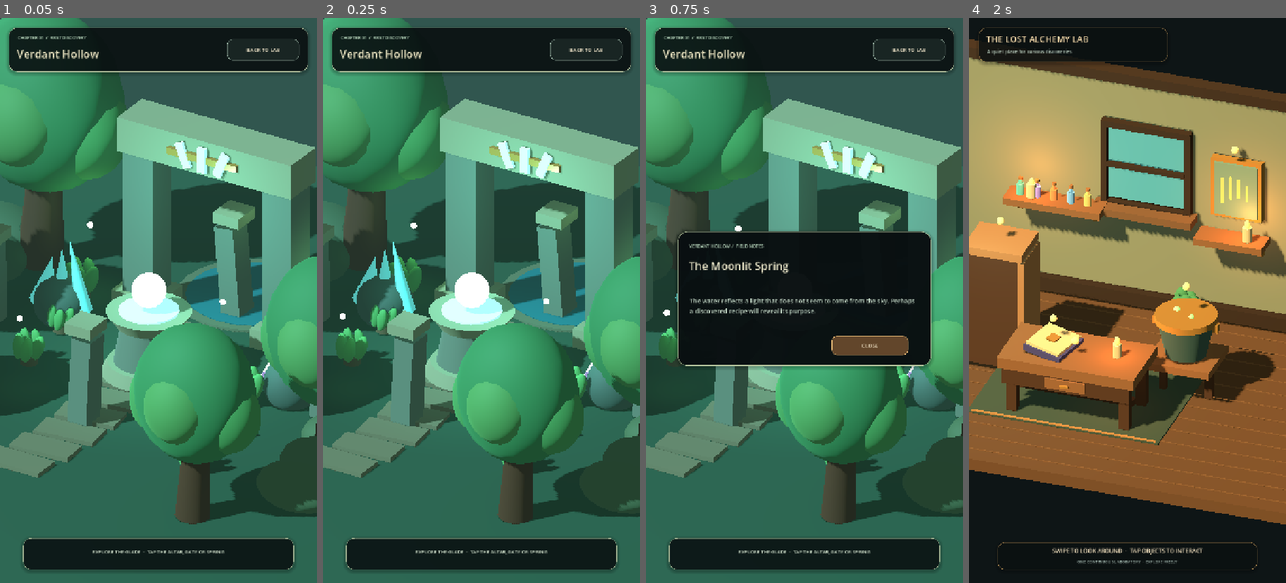
Above: before the commit, frames 1-4 (left to right).
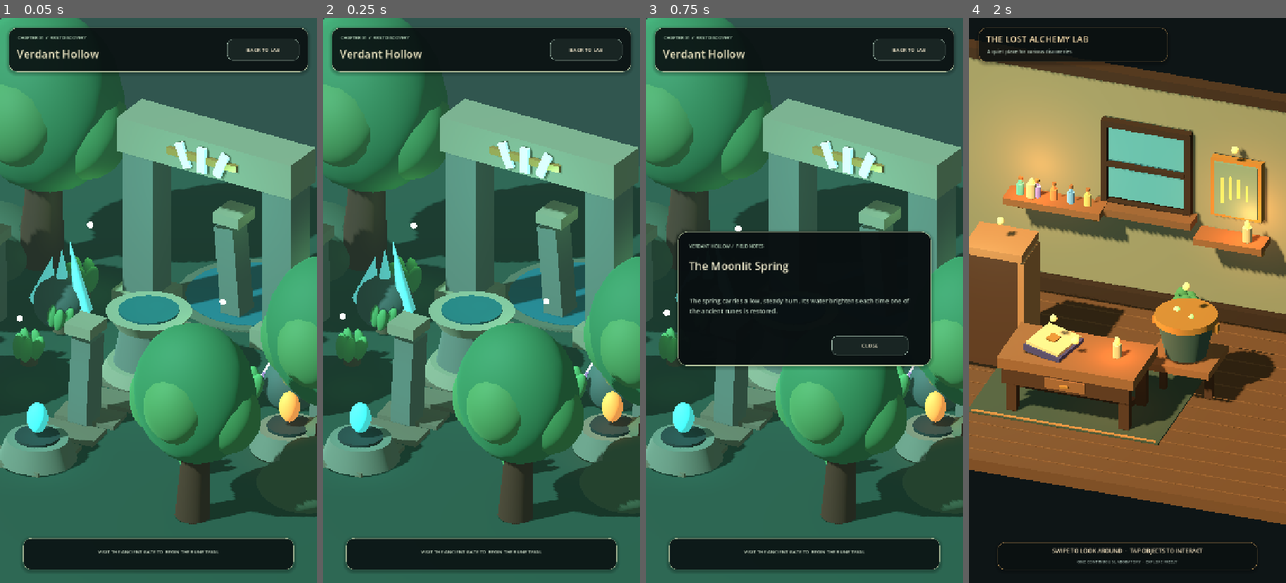
Above: after the commit, the same moments.

Repository: Kryodo/spell-sort-game
Game: Godot game, scene res://scenes/chapter_forest_prototype.tscn
The game is run twice, just before and just after one commit, with the same random seed, the same clock (stepped at 60 frames per second) and the same inputs. This scene is started directly instead of the project's main scene.
Inputs (mouse positions are in pixels of both pictures, inside the frame that each line leads up to):
- Up to frame 1 (0.05 s): no input
- Up to frame 2 (0.25 s): no input
- Up to frame 3 (0.75 s): tap Enter at 0.5 s; move the mouse to (874, 272) at 0.52 s; click (874, 272) at 0.67 s
- Up to frame 4 (2 s): click "BACK TO LAB" at 1.25 s

The runs differ from the first frame. In frame 1, 5.8% of the frame differs, in the area x 0-100%, y 21-95%; in frame 2, 5.8%; in frame 3, 5.4%; in frame 4, nothing differs.

Commit message:
Add a playable rune-sequence restoration activity to Verdant Hollow

Diff:
--- a/scripts/chapter_forest_prototype.gd
+++ b/scripts/chapter_forest_prototype.gd
@@ -10,6 +10,19 @@
 var _firefly_origins: Array[Vector3] = []
 var _firefly_lights: Array[OmniLight3D] = []
 var _clock := 0.0
+var _altar_light: OmniLight3D
+var _altar_seed: MeshInstance3D
+var _altar_water: MeshInstance3D
+var _rune_visuals: Dictionary = {}
+var _status_label: Label
+var _modal_action_button: Button
+var _modal_close_button: Button
+var _modal_action_kind := ""
+var _rune_sequence: Array[String] = ["moon", "ember", "tide"]
+var _rune_progress := 0
+var _ritual_started := false
+var _ritual_complete := false
+var _chapter_complete := false
 
 
 func _ready() -> void:
@@ -42,12 +55,12 @@
 	moonlight.shadow_enabled = true
 	add_child(moonlight)
 
-	var altar_light := OmniLight3D.new()
-	altar_light.position = Vector3(0.0, 3.0, -0.2)
-	altar_light.light_color = Color(0.43, 0.84, 0.76)
-	altar_light.light_energy = 1.35
-	altar_light.omni_range = 5.0
-	add_child(altar_light)
+	_altar_light = OmniLight3D.new()
+	_altar_light.position = Vector3(0.0, 3.0, -0.2)
+	_altar_light.light_color = Color(0.43, 0.84, 0.76)
+	_altar_light.light_energy = 0.52
+	_altar_light.omni_range = 5.0
+	add_child(_altar_light)
 
 	var camera := Camera3D.new()
 	_camera = camera
@@ -120,8 +133,9 @@
 	_add_cylinder("AltarFoot", 0.80, 0.92, 0.24, Vector3(0.0, 0.22, 0.10), worn_stone)
 	_add_cylinder("AltarPedestal", 0.54, 0.68, 0.82, Vector3(0.0, 0.72, 0.10), stone)
 	_add_cylinder("AltarBowl", 0.83, 0.62, 0.28, Vector3(0.0, 1.24, 0.10), worn_stone)
-	_add_cylinder("AltarWater", 0.58, 0.58, 0.035, Vector3(0.0, 1.40, 0.10), glow)
-	_add_sphere("AltarSeed", 0.34, Vector3(0.0, 1.82, 0.10), _mat(Color(0.61, 0.94, 0.78), 0.0, 1.8))
+	_altar_water = _add_cylinder("AltarWater", 0.58, 0.58, 0.035, Vector3(0.0, 1.40, 0.10), _mat(Color(0.18, 0.39, 0.39), 0.05, 0.18))
+	_altar_seed = _add_sphere("AltarSeed", 0.34, Vector3(0.0, 1.82, 0.10), _mat(Color(0.61, 0.94, 0.78), 0.0, 1.8))
+	_altar_seed.visible = false
 	_add_cylinder("AltarGoldBand", 0.56, 0.56, 0.08, Vector3(0.0, 0.63, 0.10), gold)
 
 	# Broken standing stones on the edge of the glade.
@@ -135,6 +149,9 @@
 
 	_add_crystal_cluster(Vector3(-2.65, 0.08, -1.05), Color(0.36, 0.79, 0.78))
 	_add_crystal_cluster(Vector3(2.85, 0.08, -0.45), Color(0.66, 0.56, 0.91))
+	_add_rune_station("moon", Vector3(-3.85, 0.0, 1.25), Color(0.66, 0.54, 0.91))
+	_add_rune_station("ember", Vector3(3.85, 0.0, 1.25), Color(0.96, 0.51, 0.24))
+	_add_rune_station("tide", Vector3(0.0, 0.0, 4.15), Color(0.24, 0.77, 0.76))
 	_add_firefly(Vector3(-1.75, 1.55, 1.85))
 	_add_firefly(Vector3(1.85, 2.10, 0.35))
 	_add_firefly(Vector3(-2.75, 1.35, -2.25))
@@ -142,10 +159,28 @@
 	_add_firefly(Vector3(0.85, 2.35, -3.10))
 
 
+func _add_rune_station(rune_name: String, origin: Vector3, tint: Color) -> void:
+	var worn_stone := _mat(Color(0.43, 0.47, 0.40))
+	_add_cylinder("RunePedestal_" + rune_name, 0.60, 0.76, 0.42, origin + Vector3(0.0, 0.24, 0.0), worn_stone)
+	_add_cylinder("RuneInset_" + rune_name, 0.43, 0.43, 0.055, origin + Vector3(0.0, 0.48, 0.0), _mat(Color(0.18, 0.23, 0.21)))
+	var glow := _add_sphere("RuneGlow_" + rune_name, 0.25, origin + Vector3(0.0, 0.88, 0.0), _mat(tint, 0.0, 0.85))
+	glow.scale = Vector3(0.82, 1.24, 0.82)
+	_rune_visuals[rune_name] = glow
+	var light := OmniLight3D.new()
+	light.position = origin + Vector3(0.0, 1.0, 0.0)
+	light.light_color = tint
+	light.light_energy = 0.22
+	light.omni_range = 2.0
+	add_child(light)
+
+
 func _build_interactions() -> void:
-	_register_interaction("altar", "The Verdant Altar", "A luminous seed rests above the old stone bowl. It responds to the alchemical essences you have begun to separate.", Vector3(0.0, 1.45, 0.10), Vector3(1.75, 2.20, 1.50))
-	_register_interaction("gate", "The Ancient Gate", "Runes awaken in the stone. Beyond this arch lies a deeper part of Verdant Hollow, still hidden from view.", Vector3(0.0, 3.00, -2.32), Vector3(3.95, 2.80, 0.92))
-	_register_interaction("spring", "The Moonlit Spring", "The water reflects a light that does not seem to come from the sky. Perhaps a discovered recipe will reveal its purpose.", Vector3(0.0, 0.28, -3.75), Vector3(2.90, 0.65, 2.90))
+	_register_interaction("altar", "The Verdant Altar", "The altar is dormant. Restore the three rune stones first, then return here to claim the seed.", Vector3(0.0, 1.45, 0.10), Vector3(1.75, 2.20, 1.50))
+	_register_interaction("gate", "The Ancient Gate", "The gate preserves a short sequence: MOON → EMBER → TIDE. Memorize the order, begin the trial, then touch the three matching rune stones around the clearing.", Vector3(0.0, 3.00, -2.32), Vector3(3.95, 2.80, 0.92))
+	_register_interaction("spring", "The Moonlit Spring", "The spring carries a low, steady hum. Its water brightens each time one of the ancient runes is restored.", Vector3(0.0, 0.28, -3.75), Vector3(2.90, 0.65, 2.90))
+	_register_interaction("rune_moon", "Moon Rune", "A cool violet light shimmers within the carved stone.", Vector3(-3.85, 1.05, 1.25), Vector3(1.35, 1.70, 1.25))
+	_register_interaction("rune_ember", "Ember Rune", "A warm orange spark turns slowly beneath the stone surface.", Vector3(3.85, 1.05, 1.25), Vector3(1.35, 1.70, 1.25))
+	_register_interaction("rune_tide", "Tide Rune", "A clear blue-green ripple circles the old rune.", Vector3(0.0, 1.05, 4.15), Vector3(1.35, 1.70, 1.25))
 
 
 func _build_hud() -> void:
@@ -175,11 +210,12 @@
 
 	var footer := _panel(Rect2(52.0, 1178.0, 616.0, 72.0), Color(0.035, 0.058, 0.064, 0.82), Color(0.71, 0.76, 0.62, 0.48), 18)
 	root.add_child(footer)
-	var instruction := _label("EXPLORE THE GLADE  ·  TAP THE ALTAR, GATE OR SPRING", 11, Color(0.82, 0.88, 0.80))
-	instruction.horizontal_alignment = HORIZONTAL_ALIGNMENT_CENTER
-	instruction.position = Vector2(12.0, 12.0)
-	instruction.size = Vector2(592.0, 40.0)
-	footer.add_child(instruction)
+	_status_label = _label("VISIT THE ANCIENT GATE TO BEGIN THE RUNE TRIAL", 11, Color(0.82, 0.88, 0.80))
+	_status_label.horizontal_alignment = HORIZONTAL_ALIGNMENT_CENTER
+	_status_label.position = Vector2(12.0, 12.0)
+	_status_label.size = Vector2(592.0, 40.0)
+	_status_label.autowrap_mode = TextServer.AUTOWRAP_WORD_SMART
+	footer.add_child(_status_label)
 
 	_modal = _panel(Rect2(72.0, 484.0, 576.0, 304.0), Color(0.035, 0.058, 0.064, 0.97), Color(0.74, 0.80, 0.64, 0.88), 22)
 	_modal.visible = false
@@ -197,11 +233,18 @@
 	_modal_text.size = Vector2(520.0, 105.0)
 	_modal_text.autowrap_mode = TextServer.AUTOWRAP_WORD_SMART
 	_modal.add_child(_modal_text)
-	var close := _button("CLOSE", true)
-	close.position = Vector2(350.0, 236.0)
-	close.size = Vector2(174.0, 44.0)
-	close.pressed.connect(func(): _modal.visible = false)
-	_modal.add_child(close)
+	_modal_action_button = _button("BEGIN RUNE TRIAL", true)
+	_modal_action_button.position = Vector2(132.0, 236.0)
+	_modal_action_button.size = Vector2(196.0, 44.0)
+	_modal_action_button.visible = false
+	_modal_action_button.pressed.connect(_on_modal_action_pressed)
+	_modal.add_child(_modal_action_button)
+
+	_modal_close_button = _button("CLOSE", false)
+	_modal_close_button.position = Vector2(350.0, 236.0)
+	_modal_close_button.size = Vector2(174.0, 44.0)
+	_modal_close_button.pressed.connect(_on_modal_close_pressed)
+	_modal.add_child(_modal_close_button)
 
 
 func _register_interaction(id: String, title: String, description: String, center: Vector3, extent: Vector3) -> void:
@@ -395,9 +438,106 @@
 	if not collider is Area3D:
 		return
 	var area := collider as Area3D
+	var interaction_id := String(area.get_meta("interaction_id"))
+	if interaction_id.begins_with("rune_"):
+		_tap_rune(interaction_id.substr(5))
+		return
+
+	_modal_action_kind = ""
+	_modal_action_button.visible = false
+	_modal_close_button.text = "CLOSE"
 	_modal_title.text = String(area.get_meta("title"))
 	_modal_text.text = String(area.get_meta("description"))
+
+	if interaction_id == "gate":
+		if _ritual_complete:
+			_modal_text.text = "All three runes are awake. The ancient altar is ready to reveal its seed."
+		elif _ritual_started:
+			_modal_text.text = "The trial is active. Touch the rune stones in this order: MOON → EMBER → TIDE. Progress: %d / 3." % _rune_progress
+		else:
+			_modal_action_kind = "start_trial"
+			_modal_action_button.text = "BEGIN RUNE TRIAL"
+			_modal_action_button.visible = true
+	elif interaction_id == "altar":
+		if _ritual_complete and not _chapter_complete:
+			_modal_title.text = "The Awakened Altar"
+			_modal_text.text = "The seed has returned to life. Claim it and carry this discovery back to the laboratory."
+			_modal_action_kind = "claim_seed"
+			_modal_action_button.text = "CLAIM VERDANT SEED"
+			_modal_action_button.visible = true
+		elif _chapter_complete:
+			_modal_title.text = "Verdant Hollow Restored"
+			_modal_text.text = "The seed is yours. The glade's first secret has been restored."
+			_modal_close_button.text = "RETURN TO LAB"
+
 	_modal.visible = true
+
+
+func _tap_rune(rune_name: String) -> void:
+	if not _ritual_started or _ritual_complete:
+		_status_label.text = "The rune stones are dormant. Read the gate's sequence first."
+		return
+	var expected_rune := _rune_sequence[_rune_progress]
+	if rune_name != expected_rune:
+		_rune_progress = 0
+		_reset_rune_visuals()
+		_status_label.text = "The pattern breaks. Start again: MOON → EMBER → TIDE."
+		return
+
+	_rune_progress += 1
+	var rune_visual := _rune_visuals.get(rune_name) as MeshInstance3D
+	if rune_visual != null:
+		rune_visual.scale = Vector3(1.16, 1.54, 1.16)
+	_status_label.text = "Rune restored: %s  ·  %d / 3" % [rune_name.to_upper(), _rune_progress]
+	if _rune_progress >= _rune_sequence.size():
+		_ritual_started = false
+		_ritual_complete = true
+		_restore_altar()
+		_status_label.text = "All three runes answer. The altar has awakened — return to claim its seed."
+
+
+func _reset_rune_visuals() -> void:
+	for rune_name in _rune_visuals.keys():
+		var rune_visual := _rune_visuals[rune_name] as MeshInstance3D
+		if rune_visual != null:
+			rune_visual.scale = Vector3(0.82, 1.24, 0.82)
+
+
+func _restore_altar() -> void:
+	if _altar_seed != null:
+		_altar_seed.visible = true
+		_altar_seed.scale = Vector3.ZERO
+		var seed_tween := create_tween()
+		seed_tween.tween_property(_altar_seed, "scale", Vector3.ONE, 0.55).set_trans(Tween.TRANS_BACK).set_ease(Tween.EASE_OUT)
+	if _altar_water != null:
+		_altar_water.material_override = _mat(Color(0.42, 0.88, 0.77), 0.10, 1.35)
+	if _altar_light != null:
+		_altar_light.light_energy = 1.85
+
+
+func _on_modal_action_pressed() -> void:
+	match _modal_action_kind:
+		"start_trial":
+			_ritual_started = true
+			_rune_progress = 0
+			_reset_rune_visuals()
+			_modal.visible = false
+			_status_label.text = "Remember the pattern: MOON → EMBER → TIDE. Find each glowing rune stone."
+		"claim_seed":
+			_chapter_complete = true
+			_modal_action_kind = ""
+			_modal_action_button.visible = false
+			_modal_title.text = "Verdant Seed Recovered"
+			_modal_text.text = "The glade's first secret is restored. A new discovery awaits in the laboratory."
+			_modal_close_button.text = "RETURN TO LAB"
+			_status_label.text = "CHAPTER DISCOVERY COMPLETE  ·  THE VERDANT SEED IS YOURS"
+
+
+func _on_modal_close_pressed() -> void:
+	if _chapter_complete:
+		get_tree().change_scene_to_file(HUB_SCENE)
+	else:
+		_modal.visible = false
 
 
 func _process(delta: float) -> void:
